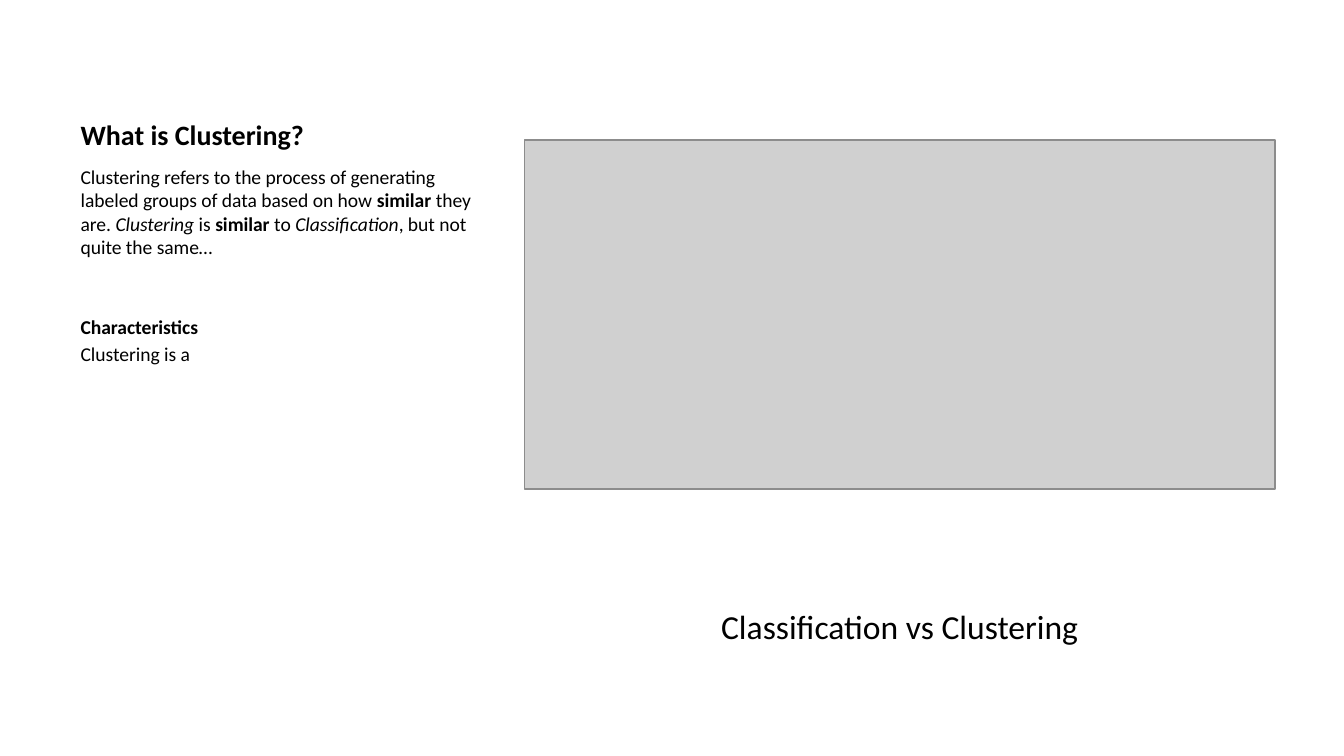
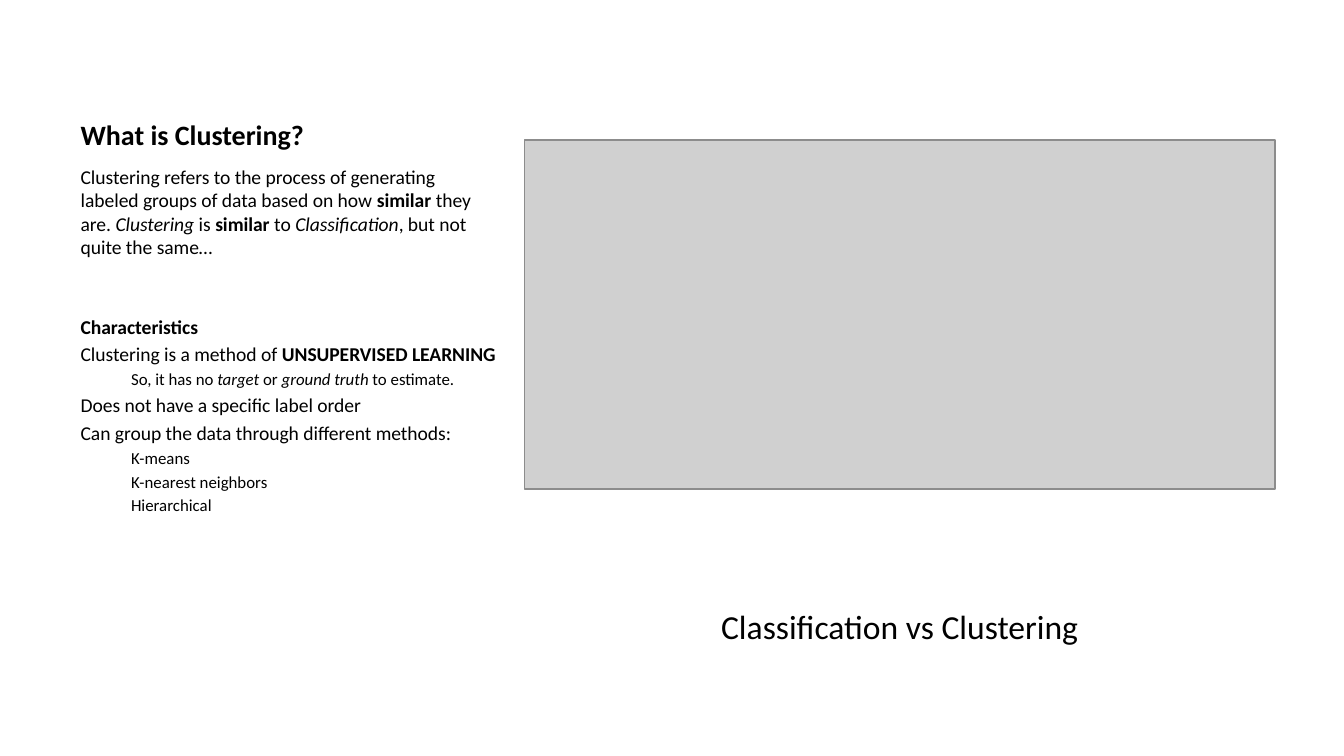
Before and after one commit to Rionzagal/ESILV-notes, a slide deck: slide 2 of src/Machine Learning/k_means/k_means_clustering.pptx. Drawn at 1344x756 pixels with LibreOffice and Linux fonts; fonts in the diff are those of the drawing; grey boxes stand for pictures. Boxes give left, top, right and bottom in pixels: in the first picture for what was removed or moved away, otherwise in the second. Text is boxed around its words. In the diff, an @@ line names an element or a change of style, - is before the commit and + after.

```diff
--- a/src/Machine Learning/k_means/k_means_clustering.pptx
+++ b/src/Machine Learning/k_means/k_means_clustering.pptx
@@ text at (81, 347, 496, 511): text changed @@
-Clustering is a
+Clustering is a method of UNSUPERVISED LEARNING
+  So, it has no target or ground truth to estimate.
+Does not have a specific label order
+Can group the data through different methods:
+  K-means
+  K-nearest neighbors
+  Hierarchical
```
Also in this commit, not shown: 9 other files.
